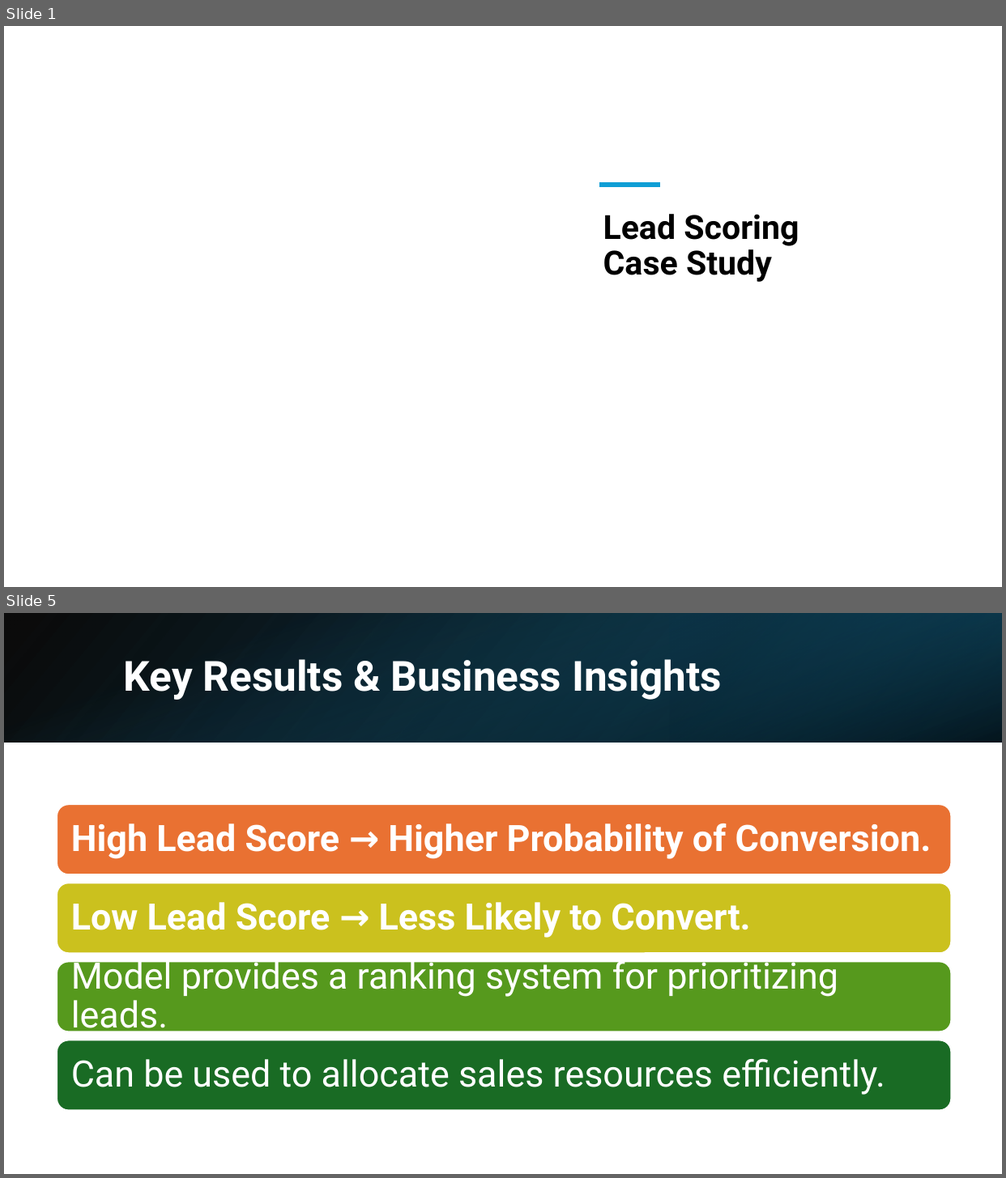
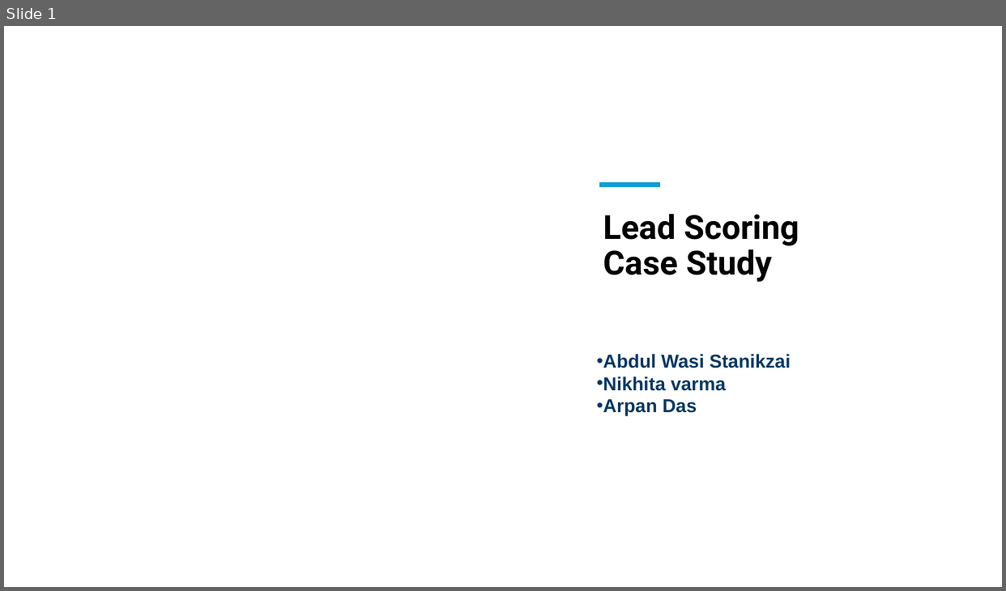
Before and after one commit to Wasistanikzai/Lead-Scoring-Case-Study, a slide deck: Presentation of Case Study.pptx. Shown one above the other, each under a label of ours: slides 1 and 5 before the commit, slide 1 after it; the slides between them are not shown. The pictures are 1006x1178 and 1006x591 pixels, drawn with LibreOffice and Linux fonts; fonts in the diff are those of the drawing; background and template pictures are left out. Boxes give left, top, right and bottom in pixels: in the first picture for what was removed or moved away, otherwise in the second. Text is boxed around its words. In the diff, an @@ line names an element or a change of style, - is before the commit and + after.

```diff
--- a/Presentation of Case Study.pptx
+++ b/Presentation of Case Study.pptx
@@ slide 5 removed at <box>4,613,1002,1174</box>, background #FFFFFF @@
@@ rectangle removed at <box>4,613,1002,742</box> @@
@@ rectangle removed at <box>4,613,1002,742</box> @@
@@ rectangle removed at <box>670,613,1002,742</box> @@
@@ title removed at <box>124,659,722,700</box> @@
-Key Results & Business Insights
@@ group removed at <box>57,805,951,1111</box>: 4 rounded rectangles, 4 texts @@
-High Lead Score → Higher Probability of Conversion.
-Low Lead Score → Less Likely to Convert.
-Model provides a ranking system for prioritizing leads.
-Can be used to allocate sales resources efficiently.
@@ slide 1 changed as well @@
@@ text added at <box>603,354,791,416</box>, 18 pt, text #073763, bold @@
+• Abdul Wasi Stanikzai
+• Nikhita varma
+• Arpan Das
```
Also in this commit, not shown: 2 other slides changed, 10 slides added, 4 other slides removed, 7 other files.
